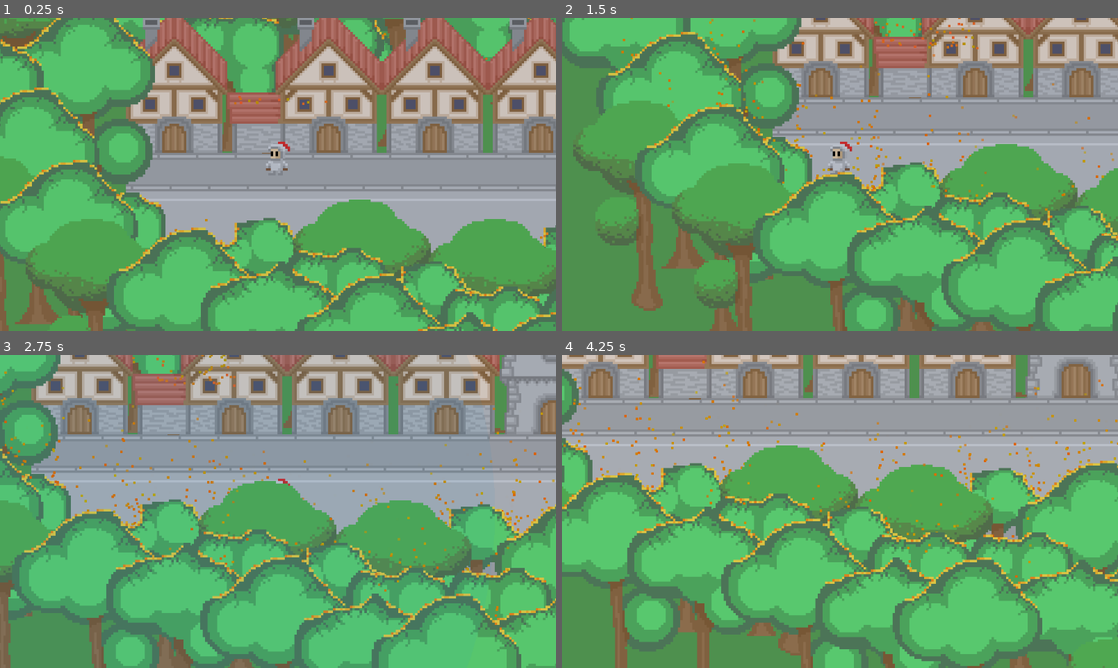
Above: before the commit, frames 1-4 (two rows, left to right).
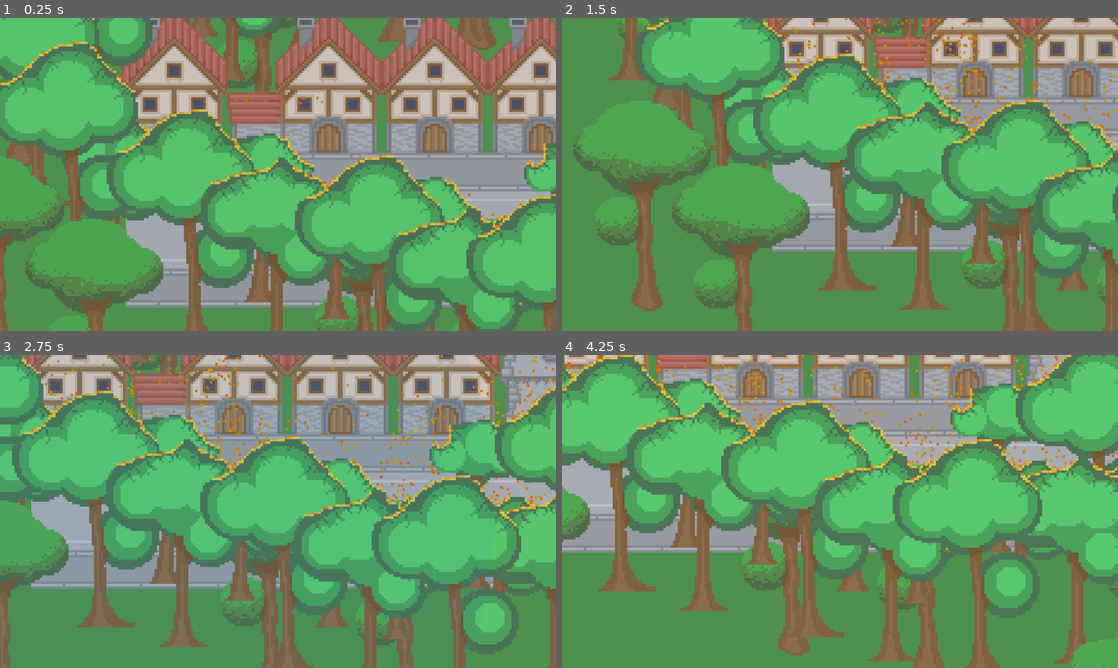
Above: after the commit, the same moments.

Repository: Senjia12/Game-dj-Ames
Game: Godot game, scene res://Level/game.tscn
The game is run twice, just before and just after one commit, with the same random seed, the same clock (stepped at 60 frames per second) and the same inputs.
Inputs (mouse positions are in pixels of both pictures, inside the frame that each line leads up to):
- Up to frame 1 (0.25 s): no input
- Up to frame 2 (1.5 s): move the mouse to (962, 158) at 0.52 s; hold D (right) 0.53-1.28 s; hold S (bottom) 0.53-1.28 s; move the mouse to (728, 190) at 1.27 s; hold A (left) from 1.28 s (still down); tap E (interact) at 1.35 s
- Up to frame 3 (2.75 s): move the mouse to (333, 442) at 2.02 s; release A (left) at 2.03 s; hold D (right) from 2.03 s (still down); right-click (333, 442) at 2.1 s
- Up to frame 4 (4.25 s): move the mouse to (812, 574) at 2.77 s; tap W (top) at 2.85 s; move the mouse to (1006, 558) at 3.52 s; release D (right) at 3.53 s; hold A (left) from 3.53 s (still down); hold S (bottom) from 3.53 s (still down)

The runs differ from the first frame. In frame 1, 56% of the frame differs, in the area x 0-100%, y 0-100%; in frame 2, 54%; in frame 3, 63%; in frame 4, 68%.

Commit message:
import anim marche + offset arbre

Diff:
--- a/bla/Level/Décor/Village/arbre brulé/arbre_feu_1.tscn
+++ b/bla/Level/Décor/Village/arbre brulé/arbre_feu_1.tscn
@@ -27,23 +27,23 @@
 }]
 
 [node name="arbre feu 1" type="AnimatedSprite2D"]
-position = Vector2(1, -35)
 sprite_frames = SubResource("SpriteFrames_2ubvi")
 frame = 1
 frame_progress = 0.199264
+offset = Vector2(0, -35)
 script = ExtResource("2_aj2q1")
 
 [node name="GPUParticles2D" parent="." instance=ExtResource("3_it1eh")]
-position = Vector2(-16, -5)
+position = Vector2(-16, -41)
 
 [node name="GPUParticles2D2" parent="." instance=ExtResource("3_it1eh")]
-position = Vector2(-14, -23)
+position = Vector2(-14, -59)
 
 [node name="GPUParticles2D3" parent="." instance=ExtResource("3_it1eh")]
-position = Vector2(8, -29)
+position = Vector2(8, -65)
 
 [node name="GPUParticles2D4" parent="." instance=ExtResource("3_it1eh")]
-position = Vector2(17, -21)
+position = Vector2(17, -57)
 
 [node name="GPUParticles2D5" parent="." instance=ExtResource("3_it1eh")]
-position = Vector2(10, 5)
+position = Vector2(10, -31)
--- a/bla/Level/Décor/Village/arbre brulé/arbre_feu_3.tscn
+++ b/bla/Level/Décor/Village/arbre brulé/arbre_feu_3.tscn
@@ -27,18 +27,18 @@
 }]
 
 [node name="arbre_feu_3" type="AnimatedSprite2D"]
-position = Vector2(0, -28)
 sprite_frames = SubResource("SpriteFrames_os83v")
+offset = Vector2(0, -29.5)
 script = ExtResource("2_xm6ca")
 
 [node name="feu point" parent="." instance=ExtResource("3_iswar")]
-position = Vector2(-12, -23)
+position = Vector2(-13, -55)
 
 [node name="feu point2" parent="." instance=ExtResource("3_iswar")]
-position = Vector2(-1, -22)
+position = Vector2(-2, -54)
 
 [node name="feu point3" parent="." instance=ExtResource("3_iswar")]
-position = Vector2(15, -24)
+position = Vector2(14, -55)
 
 [node name="feu point4" parent="." instance=ExtResource("3_iswar")]
-position = Vector2(-6, -23)
+position = Vector2(-7, -55)
--- a/bla/Level/Décor/Village/arbre brulé/arbre_feu_4.tscn
+++ b/bla/Level/Décor/Village/arbre brulé/arbre_feu_4.tscn
@@ -27,24 +27,24 @@
 }]
 
 [node name="arbre_feu_4" type="AnimatedSprite2D"]
-position = Vector2(-4, -43)
 sprite_frames = SubResource("SpriteFrames_xwmnj")
+offset = Vector2(0, -43)
 script = ExtResource("2_ivov3")
 
 [node name="feu point" parent="." instance=ExtResource("3_obp7h")]
-position = Vector2(-17, -32)
+position = Vector2(-18, -76)
 
 [node name="feu point2" parent="." instance=ExtResource("3_obp7h")]
-position = Vector2(-8, -36)
+position = Vector2(-9, -80)
 
 [node name="feu point3" parent="." instance=ExtResource("3_obp7h")]
-position = Vector2(0, -38)
+position = Vector2(-1, -82)
 
 [node name="feu point4" parent="." instance=ExtResource("3_obp7h")]
-position = Vector2(14, -35)
+position = Vector2(13, -79)
 
 [node name="feu point5" parent="." instance=ExtResource("3_obp7h")]
-position = Vector2(21, -32)
+position = Vector2(20, -76)
 
 [node name="feu point6" parent="." instance=ExtResource("3_obp7h")]
-position = Vector2(26, -4)
+position = Vector2(25, -48)
--- a/bla/Level/Décor/Village/arbre brulé/arbre_feu_5.tscn
+++ b/bla/Level/Décor/Village/arbre brulé/arbre_feu_5.tscn
@@ -27,21 +27,21 @@
 }]
 
 [node name="arbre_feu_5" type="AnimatedSprite2D"]
-position = Vector2(-3, -49)
 sprite_frames = SubResource("SpriteFrames_lyses")
+offset = Vector2(0, -49)
 script = ExtResource("1_ukxbd")
 
 [node name="feu point" parent="." instance=ExtResource("3_6cnl7")]
-position = Vector2(-20, -28)
+position = Vector2(-23, -77)
 
 [node name="feu point2" parent="." instance=ExtResource("3_6cnl7")]
-position = Vector2(-12, -37)
+position = Vector2(-15, -86)
 
 [node name="feu point3" parent="." instance=ExtResource("3_6cnl7")]
-position = Vector2(-2, -44)
+position = Vector2(-5, -93)
 
 [node name="feu point4" parent="." instance=ExtResource("3_6cnl7")]
-position = Vector2(11, -46)
+position = Vector2(8, -95)
 
 [node name="feu point5" parent="." instance=ExtResource("3_6cnl7")]
-position = Vector2(23, -27)
+position = Vector2(22, -80)
--- a/bla/Level/Décor/Village/arbre brulé/arebre_feu_2.tscn
+++ b/bla/Level/Décor/Village/arbre brulé/arebre_feu_2.tscn
@@ -27,21 +27,21 @@
 }]
 
 [node name="arebre_feu_2" type="AnimatedSprite2D"]
-position = Vector2(-3, -43)
 sprite_frames = SubResource("SpriteFrames_xjfdd")
+offset = Vector2(0, -43.5)
 script = ExtResource("2_0qeyn")
 
 [node name="feu point" parent="." instance=ExtResource("2_l63a7")]
-position = Vector2(-13, 7)
+position = Vector2(-11, -40)
 
 [node name="feu point2" parent="." instance=ExtResource("2_l63a7")]
-position = Vector2(-15, 1)
+position = Vector2(-14, -41)
 
 [node name="feu point3" parent="." instance=ExtResource("2_l63a7")]
-position = Vector2(-18, -33)
+position = Vector2(-17, -75)
 
 [node name="feu point4" parent="." instance=ExtResource("2_l63a7")]
-position = Vector2(10, -34)
+position = Vector2(11, -76)
 
 [node name="feu point5" parent="." instance=ExtResource("2_l63a7")]
-position = Vector2(19, -29)
+position = Vector2(20, -71)
Binary file added: bla/Unit/Joueur/joueur_run.png
